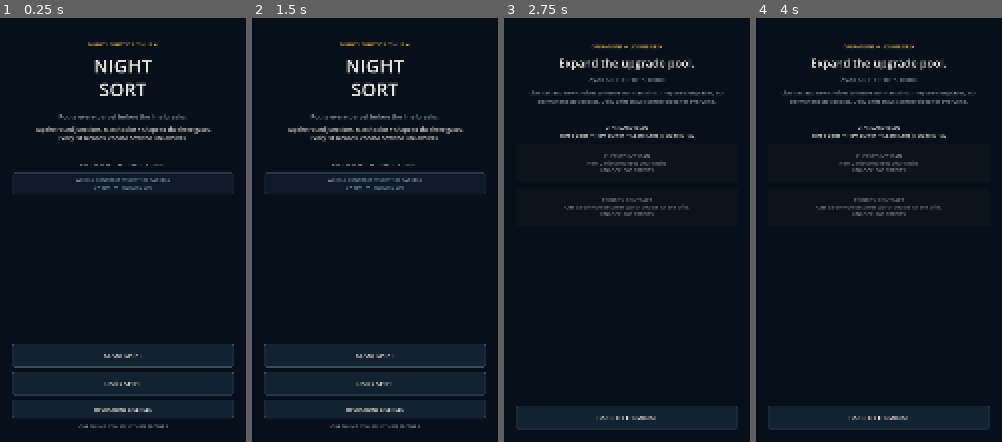
Above: before the commit, frames 1-4 (left to right).
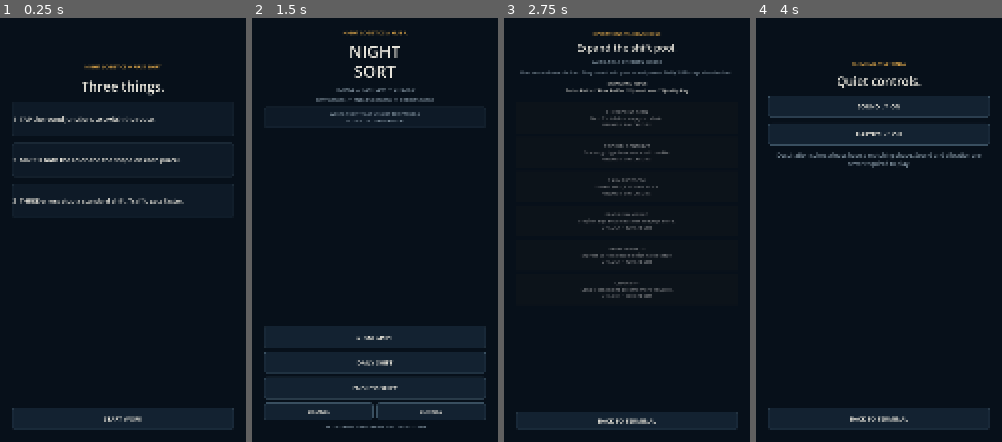
Above: after the commit, the same moments.

Repository: linkovme/night-sort
Game: Godot game, scene res://scenes/main.tscn
Same seed, same stepped clock (60 frames per second), same inputs: the game is played once before the commit and once after it.
Inputs (mouse positions are in pixels of both pictures, inside the frame that each line leads up to):
- Up to frame 1 (0.25 s): no input
- Up to frame 2 (1.5 s): click (375, 408) at 0.5 s, where only the run before the commit has a clickable "OPERATIONS LICENSES"; click (375, 416) at 1.25 s, where only the run before the commit has a clickable "BACK TO TERMINAL"
- Up to frame 3 (2.75 s): click "OPERATIONS LICENSES" (after the commit: "LICENSES") at 2 s
- Up to frame 4 (4 s): click "BACK TO TERMINAL" at 2.75 s; click (935, 412) at 3.5 s, where only the run after the commit has a clickable "SETTINGS"

The runs differ from the first frame. In frame 1, 7.6% of the frame differs, in the area x 4-96%, y 5-98%; in frame 2, 7.2%; in frame 3, 7.1%; in frame 4, 5.8%.

Commit message:
feat: add endless mode career streaks and settings

Diff:
--- a/game/scripts/main.gd
+++ b/game/scripts/main.gd
@@ -3,6 +3,14 @@
 enum ScreenState { MENU, RUN, RESULTS }
 
 const CONTRACT_BONUS := 500
+const LICENSES := [
+	["checkpoint_scan", "CHECKPOINT SCAN", "Next 2 mistakes keep your chain.", 300],
+	["priority_contract", "PRIORITY CONTRACT", "One cargo type becomes worth double.", 700],
+	["calm_protocol", "CALM PROTOCOL", "Slower belts, but lower score.", 900],
+	["fragile_handling", "FRAGILE HANDLING", "Fragile cargo becomes safer and pays more.", 1100],
+	["express_bonus", "EXPRESS BONUS", "Express parcels become high-value cargo.", 1400],
+	["chain_pay", "CHAIN PAY", "Long clean chains become more valuable.", 1800]
+]
 
 var save_data: Dictionary
 var current_state := ScreenState.MENU
@@ -12,6 +20,7 @@
 var last_mistakes := 0
 var last_completed := false
 var last_contract_bonus := 0
+var last_daily_bonus := 0
 var run_phase := 1
 
 var content: Control
@@ -28,10 +37,14 @@
 	sfx = SynthSfx.new()
 	add_child(sfx)
 	save_data = SaveStore.load_data()
+	sfx.set_enabled(bool(save_data.get("sound_enabled", true)))
 	if _ensure_weekly_contract():
 		SaveStore.save_data(save_data)
 	_build_shell()
-	_show_menu()
+	if bool(save_data.get("onboarding_seen", false)):
+		_show_menu()
+	else:
+		_show_onboarding()
 
 func _build_shell() -> void:
 	var bg := ColorRect.new()
@@ -57,6 +70,60 @@
 	board = null
 	upgrade_overlay = null
 
+func _show_onboarding() -> void:
+	_clear_content()
+	var root := VBoxContainer.new()
+	root.set_anchors_and_offsets_preset(Control.PRESET_FULL_RECT)
+	root.add_theme_constant_override("separation", 30)
+	content.add_child(root)
+
+	var spacer_top := Control.new()
+	spacer_top.custom_minimum_size.y = 170
+	root.add_child(spacer_top)
+
+	var kicker := _label("NIGHT LOGISTICS // FIRST SHIFT", 22, NightTheme.AMBER)
+	kicker.horizontal_alignment = HORIZONTAL_ALIGNMENT_CENTER
+	root.add_child(kicker)
+
+	var title := _label("Three things.", 58, NightTheme.TEXT)
+	title.horizontal_alignment = HORIZONTAL_ALIGNMENT_CENTER
+	root.add_child(title)
+
+	for line in [
+		"1  TAP the round junctions to switch the route.",
+		"2  MATCH both the color and the shape on each parcel.",
+		"3  THREE errors stop a standard shift. Traffic gets faster."
+	]:
+		var card := PanelContainer.new()
+		var style := StyleBoxFlat.new()
+		style.bg_color = NightTheme.PANEL
+		style.border_color = NightTheme.STEEL
+		style.set_border_width_all(2)
+		style.corner_radius_top_left = 10
+		style.corner_radius_top_right = 10
+		style.corner_radius_bottom_left = 10
+		style.corner_radius_bottom_right = 10
+		card.add_theme_stylebox_override("panel", style)
+		var label := _label(line, 28, NightTheme.TEXT)
+		label.autowrap_mode = TextServer.AUTOWRAP_WORD_SMART
+		label.vertical_alignment = VERTICAL_ALIGNMENT_CENTER
+		label.custom_minimum_size = Vector2(0, 145)
+		card.add_child(label)
+		root.add_child(card)
+
+	var spacer := Control.new()
+	spacer.size_flags_vertical = Control.SIZE_EXPAND_FILL
+	root.add_child(spacer)
+
+	var understood := _button("START WORK")
+	understood.pressed.connect(_finish_onboarding)
+	root.add_child(understood)
+
+func _finish_onboarding() -> void:
+	save_data["onboarding_seen"] = true
+	SaveStore.save_data(save_data)
+	_show_menu()
+
 func _show_menu() -> void:
 	current_state = ScreenState.MENU
 	_ensure_weekly_contract()
@@ -64,47 +131,41 @@
 
 	var root := VBoxContainer.new()
 	root.set_anchors_and_offsets_preset(Control.PRESET_FULL_RECT)
-	root.add_theme_constant_override("separation", 20)
+	root.add_theme_constant_override("separation", 16)
 	content.add_child(root)
 
 	var spacer_top := Control.new()
-	spacer_top.custom_minimum_size.y = 80
+	spacer_top.custom_minimum_size.y = 35
 	root.add_child(spacer_top)
 
-	var kicker := _label("NIGHT LOGISTICS // HUB A", 24, NightTheme.AMBER)
+	var kicker := _label("NIGHT LOGISTICS // HUB A", 22, NightTheme.AMBER)
 	kicker.horizontal_alignment = HORIZONTAL_ALIGNMENT_CENTER
 	root.add_child(kicker)
 
-	var title := _label("NIGHT\nSORT", 82, NightTheme.TEXT)
+	var title := _label("NIGHT\nSORT", 72, NightTheme.TEXT)
 	title.horizontal_alignment = HORIZONTAL_ALIGNMENT_CENTER
-	title.add_theme_constant_override("line_spacing", -10)
+	title.add_theme_constant_override("line_spacing", -12)
 	root.add_child(title)
 
-	var rule := HSeparator.new()
-	rule.modulate = NightTheme.STEEL_LIGHT
-	root.add_child(rule)
-
-	var subtitle := _label("Route every parcel before the line breaks.", 28, NightTheme.TEXT_DIM)
+	var subtitle := _label(
+		"%s  //  SORTED %d  //  STREAK %d" % [
+			_career_rank(),
+			int(save_data.get("total_delivered", 0)),
+			int(save_data.get("daily_streak", 0))
+		],
+		21,
+		NightTheme.TEXT_DIM
+	)
 	subtitle.horizontal_alignment = HORIZONTAL_ALIGNMENT_CENTER
-	subtitle.autowrap_mode = TextServer.AUTOWRAP_WORD_SMART
 	root.add_child(subtitle)
 
-	var instruction := _label(
-		"Tap the round junctions. Match color + shape to the three gates.\nEvery 30 seconds, choose how the line evolves.",
-		25,
-		NightTheme.TEXT
-	)
-	instruction.horizontal_alignment = HORIZONTAL_ALIGNMENT_CENTER
-	instruction.autowrap_mode = TextServer.AUTOWRAP_WORD_SMART
-	instruction.custom_minimum_size.y = 135
-	root.add_child(instruction)
-
 	var stats := _label(
-		"BEST  %06d    //    CREDITS  %05d" % [
+		"BEST %06d  //  ENDLESS %06d  //  CREDITS %05d" % [
 			int(save_data["best_score"]),
+			int(save_data.get("endless_best", 0)),
 			int(save_data["total_credits"])
 		],
-		23,
+		21,
 		NightTheme.TEXT_DIM
 	)
 	stats.horizontal_alignment = HORIZONTAL_ALIGNMENT_CENTER
@@ -122,10 +183,10 @@
 	contract_panel.add_theme_stylebox_override("panel", contract_style)
 	root.add_child(contract_panel)
 
-	var contract_label := _label(_contract_status_text(), 21, NightTheme.TEXT_DIM)
+	var contract_label := _label(_contract_status_text(), 20, NightTheme.TEXT_DIM)
 	contract_label.horizontal_alignment = HORIZONTAL_ALIGNMENT_CENTER
 	contract_label.vertical_alignment = VERTICAL_ALIGNMENT_CENTER
-	contract_label.custom_minimum_size.y = 92
+	contract_label.custom_minimum_size.y = 86
 	contract_panel.add_child(contract_label)
 
 	var spacer := Control.new()
@@ -133,85 +194,158 @@
 	root.add_child(spacer)
 
 	var start := _button("START SHIFT")
-	start.pressed.connect(func(): _start_run(false))
+	start.pressed.connect(func(): _start_run("normal"))
 	root.add_child(start)
 
 	var daily := _button("DAILY SHIFT")
-	daily.pressed.connect(func(): _start_run(true))
+	daily.pressed.connect(func(): _start_run("daily"))
 	root.add_child(daily)
 
-	var operations := _button("OPERATIONS LICENSES")
-	operations.custom_minimum_size.y = 82
-	operations.add_theme_font_size_override("font_size", 23)
+	var endless := _button("ENDLESS SHIFT")
+	endless.pressed.connect(func(): _start_run("endless"))
+	root.add_child(endless)
+
+	var tools := HBoxContainer.new()
+	tools.add_theme_constant_override("separation", 16)
+	root.add_child(tools)
+
+	var operations := _button("LICENSES")
+	operations.custom_minimum_size.y = 76
+	operations.size_flags_horizontal = Control.SIZE_EXPAND_FILL
+	operations.add_theme_font_size_override("font_size", 21)
 	operations.pressed.connect(_show_operations)
-	root.add_child(operations)
-
-	var footer := _label("ONE THUMB // 90 SEC // THREE SECTORS", 20, NightTheme.TEXT_DIM)
+	tools.add_child(operations)
+
+	var settings := _button("SETTINGS")
+	settings.custom_minimum_size.y = 76
+	settings.size_flags_horizontal = Control.SIZE_EXPAND_FILL
+	settings.add_theme_font_size_override("font_size", 21)
+	settings.pressed.connect(_show_settings)
+	tools.add_child(settings)
+
+	var footer := _label("COLOR + SHAPE // ONE THUMB // NO ENERGY TIMER", 18, NightTheme.TEXT_DIM)
 	footer.horizontal_alignment = HORIZONTAL_ALIGNMENT_CENTER
 	root.add_child(footer)
 
-func _show_operations() -> void:
+func _show_settings() -> void:
 	_clear_content()
 
 	var root := VBoxContainer.new()
 	root.set_anchors_and_offsets_preset(Control.PRESET_FULL_RECT)
-	root.add_theme_constant_override("separation", 22)
+	root.add_theme_constant_override("separation", 26)
 	content.add_child(root)
 
 	var spacer_top := Control.new()
-	spacer_top.custom_minimum_size.y = 90
+	spacer_top.custom_minimum_size.y = 160
 	root.add_child(spacer_top)
 
-	var kicker := _label("OPERATIONS // LICENSE DESK", 22, NightTheme.AMBER)
+	var kicker := _label("TERMINAL // SETTINGS", 22, NightTheme.AMBER)
 	kicker.horizontal_alignment = HORIZONTAL_ALIGNMENT_CENTER
 	root.add_child(kicker)
 
-	var title := _label("Expand the upgrade pool.", 48, NightTheme.TEXT)
+	var title := _label("Quiet controls.", 52, NightTheme.TEXT)
 	title.horizontal_alignment = HORIZONTAL_ALIGNMENT_CENTER
 	root.add_child(title)
 
-	var credits := _label("AVAILABLE CREDITS  %05d" % int(save_data["total_credits"]), 26, NightTheme.TEXT_DIM)
-	credits.horizontal_alignment = HORIZONTAL_ALIGNMENT_CENTER
-	root.add_child(credits)
+	var sound := _button("SOUND  //  %s" % ("ON" if bool(save_data["sound_enabled"]) else "OFF"))
+	sound.pressed.connect(_toggle_sound)
+	root.add_child(sound)
+
+	var haptics := _button("HAPTICS  //  %s" % ("ON" if bool(save_data["haptics_enabled"]) else "OFF"))
+	haptics.pressed.connect(_toggle_haptics)
+	root.add_child(haptics)
 
 	var info := _label(
-		"Licenses add new choices to future normal shifts. They are sidegrades, not permanent stat boosts. Daily Shift stays standardized for everyone.",
-		24,
+		"Destination colors always have a matching shape. Sound and vibration are never required to play.",
+		25,
 		NightTheme.TEXT_DIM
 	)
 	info.horizontal_alignment = HORIZONTAL_ALIGNMENT_CENTER
 	info.autowrap_mode = TextServer.AUTOWRAP_WORD_SMART
-	info.custom_minimum_size.y = 130
 	root.add_child(info)
+
+	var spacer := Control.new()
+	spacer.size_flags_vertical = Control.SIZE_EXPAND_FILL
+	root.add_child(spacer)
+
+	var back := _button("BACK TO TERMINAL")
+	back.pressed.connect(_show_menu)
+	root.add_child(back)
+
+func _toggle_sound() -> void:
+	save_data["sound_enabled"] = not bool(save_data["sound_enabled"])
+	sfx.set_enabled(bool(save_data["sound_enabled"]))
+	SaveStore.save_data(save_data)
+	_show_settings()
+
+func _toggle_haptics() -> void:
+	save_data["haptics_enabled"] = not bool(save_data["haptics_enabled"])
+	SaveStore.save_data(save_data)
+	_show_settings()
+
+func _show_operations() -> void:
+	_clear_content()
+
+	var root := VBoxContainer.new()
+	root.set_anchors_and_offsets_preset(Control.PRESET_FULL_RECT)
+	root.add_theme_constant_override("separation", 16)
+	content.add_child(root)
+
+	var spacer_top := Control.new()
+	spacer_top.custom_minimum_size.y = 40
+	root.add_child(spacer_top)
+
+	var kicker := _label("OPERATIONS // LICENSE DESK", 21, NightTheme.AMBER)
+	kicker.horizontal_alignment = HORIZONTAL_ALIGNMENT_CENTER
+	root.add_child(kicker)
+
+	var title := _label("Expand the shift pool.", 42, NightTheme.TEXT)
+	title.horizontal_alignment = HORIZONTAL_ALIGNMENT_CENTER
+	root.add_child(title)
+
+	var credits := _label("AVAILABLE CREDITS  %05d" % int(save_data["total_credits"]), 24, NightTheme.TEXT_DIM)
+	credits.horizontal_alignment = HORIZONTAL_ALIGNMENT_CENTER
+	root.add_child(credits)
+
+	var info := _label(
+		"Licenses add new choices. They do not add permanent power. Daily Shift stays standardized.",
+		21,
+		NightTheme.TEXT_DIM
+	)
+	info.horizontal_alignment = HORIZONTAL_ALIGNMENT_CENTER
+	info.autowrap_mode = TextServer.AUTOWRAP_WORD_SMART
+	root.add_child(info)
+
+	var scroll := ScrollContainer.new()
+	scroll.size_flags_vertical = Control.SIZE_EXPAND_FILL
+	scroll.horizontal_scroll_mode = ScrollContainer.SCROLL_MODE_DISABLED
+	root.add_child(scroll)
+
+	var list := VBoxContainer.new()
+	list.size_flags_horizontal = Control.SIZE_EXPAND_FILL
+	list.add_theme_constant_override("separation", 12)
+	scroll.add_child(list)
 
 	var standard := _label(
 		"STANDARD ISSUE\nTurbo Belts // Flow Buffer // Spare Lane // Quality Pay",
-		23,
+		21,
 		NightTheme.TEXT
 	)
 	standard.horizontal_alignment = HORIZONTAL_ALIGNMENT_CENTER
-	root.add_child(standard)
-
-	_add_license_button(
-		root,
-		"checkpoint_scan",
-		"CHECKPOINT SCAN",
-		"Next 2 mistakes keep your chain.",
-		300
-	)
-	_add_license_button(
-		root,
-		"priority_contract",
-		"PRIORITY CONTRACT",
-		"One cargo type becomes worth double for the shift.",
-		700
-	)
-
-	var spacer := Control.new()
-	spacer.size_flags_vertical = Control.SIZE_EXPAND_FILL
-	root.add_child(spacer)
+	standard.custom_minimum_size.y = 88
+	list.add_child(standard)
+
+	for license in LICENSES:
+		_add_license_button(
+			list,
+			String(license[0]),
+			String(license[1]),
+			String(license[2]),
+			int(license[3])
+		)
 
 	var back := _button("BACK TO TERMINAL")
+	back.custom_minimum_size.y = 78
 	back.pressed.connect(_show_menu)
 	root.add_child(back)
 
@@ -229,8 +363,8 @@
 		"OWNED" if owned else "UNLOCK  %d CREDITS" % cost
 	]
 	var button := _button(text_value)
-	button.custom_minimum_size.y = 170
-	button.add_theme_font_size_override("font_size", 22)
+	button.custom_minimum_size.y = 138
+	button.add_theme_font_size_override("font_size", 20)
 	button.disabled = owned or int(save_data["total_credits"]) < cost
 	if not owned:
 		button.pressed.connect(func(): _buy_license(upgrade_id, cost))
@@ -252,9 +386,9 @@
 	SaveStore.save_data(save_data)
 	_show_operations()
 
-func _start_run(daily: bool) -> void:
+func _start_run(mode: String) -> void:
 	current_state = ScreenState.RUN
-	current_mode = "daily" if daily else "normal"
+	current_mode = mode
 	run_phase = 1
 	_clear_content()
 
@@ -274,11 +408,13 @@
 	score_label = _hud_cell(hud, "SCORE\n000000")
 	combo_label = _hud_cell(hud, "CHAIN\nX00")
 	mistakes_label = _hud_cell(hud, "ERROR\n0/3")
-	time_label = _hud_cell(hud, "TIME\n01:30")
+	time_label = _hud_cell(hud, "TIME\n00:00" if mode == "endless" else "TIME\n01:30")
 
 	board = SortBoard.new()
 	board.custom_minimum_size = Vector2(0, 1250)
 	board.size_flags_vertical = Control.SIZE_EXPAND_FILL
+	board.configure_mode(mode)
+	board.set_haptics_enabled(bool(save_data.get("haptics_enabled", true)))
 	board.hud_changed.connect(_on_hud_changed)
 	board.run_finished.connect(_on_run_finished)
 	board.upgrade_requested.connect(_on_upgrade_requested)
@@ -286,26 +422,36 @@
 	board.delivery_result.connect(_on_delivery_result)
 	root.add_child(board)
 
-	var hint := _label("TAP A JUNCTION BEFORE THE PARCEL REACHES IT", 20, NightTheme.TEXT_DIM)
+	var hint := _label(_run_hint(), 19, NightTheme.TEXT_DIM)
 	hint.horizontal_alignment = HORIZONTAL_ALIGNMENT_CENTER
 	root.add_child(hint)
 
 	var quit := _button("END SHIFT")
-	quit.custom_minimum_size.y = 76
+	quit.custom_minimum_size.y = 72
 	quit.pressed.connect(_end_shift_early)
 	root.add_child(quit)
 
-	if daily:
+	if mode == "daily":
 		board.set_unlocked_upgrades(SortBoard.UPGRADE_IDS)
 	else:
 		board.set_unlocked_upgrades(save_data.get("unlocked_upgrades", []))
 
-	var seed_value := _daily_seed() if daily else int(Time.get_unix_time_from_system() * 1000.0) ^ randi()
+	var seed_value := _daily_seed() if mode == "daily" else int(Time.get_unix_time_from_system() * 1000.0) ^ randi()
 	board.start_run(seed_value)
 
+func _run_hint() -> String:
+	if current_mode == "endless":
+		return "NO CLOCK // SURVIVE THE FLOW // MODIFIERS APPEAR OVER TIME"
+	return "EXPRESS IS FAST // FRAGILE PUNISHES ERRORS // HEAVY IS SLOW"
+
 func _run_header() -> String:
-	var mode := "DAILY LINE" if current_mode == "daily" else "NIGHT SHIFT"
-	return "%s  //  SECTOR %d/3" % [mode, run_phase]
+	match current_mode:
+		"daily":
+			return "DAILY LINE  //  SECTOR %d/3" % mini(run_phase, 3)
+		"endless":
+			return "ENDLESS LINE  //  WAVE %02d" % run_phase
+		_:
+			return "NIGHT SHIFT  //  SECTOR %d/3" % mini(run_phase, 3)
 
 func _end_shift_early() -> void:
 	if board != null:
@@ -316,17 +462,17 @@
 	new_score: int,
 	new_combo: int,
 	new_mistakes: int,
-	max_mistakes: int,
-	remaining: float
+	max_errors: int,
+	time_value: float
 ) -> void:
 	score_label.text = "SCORE\n%06d" % new_score
 	combo_label.text = "CHAIN\nX%02d" % new_combo
-	mistakes_label.text = "ERROR\n%d/%d" % [new_mistakes, max_mistakes]
-	var secs := maxi(0, int(ceil(remaining)))
+	mistakes_label.text = "ERROR\n%d/%d" % [new_mistakes, max_errors]
+	var secs := maxi(0, int(floor(time_value)))
 	time_label.text = "TIME\n%02d:%02d" % [secs / 60, secs % 60]
 	mistakes_label.add_theme_color_override(
 		"font_color",
-		NightTheme.DANGER if new_mistakes >= max_mistakes - 1 else NightTheme.TEXT
+		NightTheme.DANGER if new_mistakes >= max_errors - 1 else NightTheme.TEXT
 	)
 
 func _on_upgrade_requested(options: Array[String]) -> void:
@@ -382,7 +528,7 @@
 	box.add_child(title)
 
 	var explanation := _label(
-		"The line keeps moving after your choice. Some upgrades are safer; others pay more.",
+		"Safer choices usually pay less. Riskier choices can build a bigger score.",
 		23,
 		NightTheme.TEXT_DIM
 	)
@@ -407,7 +553,7 @@
 		return
 	board.apply_upgrade(upgrade_id)
 	sfx.play_upgrade()
-	run_phase = mini(3, run_phase + 1)
+	run_phase += 1
 	top_status_label.text = _run_header()
 	if upgrade_overlay != null:
 		upgrade_overlay.queue_free()
@@ -425,13 +571,24 @@
 	last_delivered = delivered
 	last_mistakes = final_mistakes
 	last_completed = completed
+	last_contract_bonus = 0
+	last_daily_bonus = 0
 
 	save_data["runs"] = int(save_data["runs"]) + 1
+	save_data["total_delivered"] = int(save_data.get("total_delivered", 0)) + delivered
+
 	var earned := delivered * 2 + int(final_score / 1000)
 	save_data["total_credits"] = int(save_data["total_credits"]) + earned
-	save_data["best_score"] = maxi(int(save_data["best_score"]), final_score)
+
+	if current_mode == "endless":
+		save_data["endless_best"] = maxi(int(save_data.get("endless_best", 0)), final_score)
+	else:
+		save_data["best_score"] = maxi(int(save_data["best_score"]), final_score)
+
 	if current_mode == "daily":
 		save_data["daily_best"] = maxi(int(save_data["daily_best"]), final_score)
+		last_daily_bonus = _update_daily_streak()
+		save_data["total_credits"] = int(save_data["total_credits"]) + last_daily_bonus
 
 	last_contract_bonus = _update_weekly_contract(final_score, delivered)
 	if last_contract_bonus > 0:
@@ -446,14 +603,16 @@
 
 	var root := VBoxContainer.new()
 	root.set_anchors_and_offsets_preset(Control.PRESET_FULL_RECT)
-	root.add_theme_constant_override("separation", 24)
+	root.add_theme_constant_override("separation", 22)
 	content.add_child(root)
 
 	var spacer_top := Control.new()
-	spacer_top.custom_minimum_size.y = 150
+	spacer_top.custom_minimum_size.y = 130
 	root.add_child(spacer_top)
 
 	var status_text := "SHIFT COMPLETE" if last_completed else "LINE STOPPED"
+	if current_mode == "endless":
+		status_text = "ENDLESS LINE STOPPED"
 	var status_color := NightTheme.GREEN if last_completed else NightTheme.RED
 	var status := _label(status_text, 30, status_color)
 	status.horizontal_alignment = HORIZONTAL_ALIGNMENT_CENTER
@@ -463,22 +622,25 @@
 	score_title.horizontal_alignment = HORIZONTAL_ALIGNMENT_CENTER
 	root.add_child(score_title)
 
-	var big_score := _label("%06d" % last_score, 92, NightTheme.TEXT)
+	var big_score := _label("%06d" % last_score, 88, NightTheme.TEXT)
 	big_score.horizontal_alignment = HORIZONTAL_ALIGNMENT_CENTER
 	root.add_child(big_score)
 
+	var best_value := int(save_data.get("endless_best", 0)) if current_mode == "endless" else int(save_data["best_score"])
 	var summary_text := "SORTED  %03d\nERRORS  %d\nCREDITS  +%d\nBEST  %06d" % [
 		last_delivered,
 		last_mistakes,
 		earned,
-		int(save_data["best_score"])
+		best_value
 	]
+	if last_daily_bonus > 0:
+		summary_text += "\nDAILY STREAK BONUS  +%d" % last_daily_bonus
 	if last_contract_bonus > 0:
 		summary_text += "\nWEEKLY BONUS  +%d" % last_contract_bonus
 
-	var summary := _label(summary_text, 29, NightTheme.TEXT_DIM)
+	var summary := _label(summary_text, 28, NightTheme.TEXT_DIM)
 	summary.horizontal_alignment = HORIZONTAL_ALIGNMENT_CENTER
-	summary.add_theme_constant_override("line_spacing", 12)
+	summary.add_theme_constant_override("line_spacing", 11)
 	root.add_child(summary)
 
 	var spacer := Control.new()
@@ -486,21 +648,52 @@
 	root.add_child(spacer)
 
 	var again := _button("RUN AGAIN")
-	again.pressed.connect(func(): _start_run(current_mode == "daily"))
+	again.pressed.connect(func(): _start_run(current_mode))
 	root.add_child(again)
 
 	var terminal := _button("BACK TO TERMINAL")
 	terminal.pressed.connect(_show_menu)
 	root.add_child(terminal)
 
-	var footer := _label(
-		"REWARDED CONTINUE + AD SYSTEM: RESERVED FOR PRODUCTION BUILD",
-		18,
-		NightTheme.TEXT_DIM
-	)
-	footer.horizontal_alignment = HORIZONTAL_ALIGNMENT_CENTER
-	footer.autowrap_mode = TextServer.AUTOWRAP_WORD_SMART
-	root.add_child(footer)
+func _career_rank() -> String:
+	var total := int(save_data.get("total_delivered", 0))
+	if total >= 5000:
+		return "NIGHT CHIEF"
+	if total >= 1500:
+		return "CONTROLLER"
+	if total >= 500:
+		return "OPERATOR"
+	if total >= 100:
+		return "SORTER"
+	return "TRAINEE"
+
+func _today_day_number() -> int:
+	var date := Time.get_date_dict_from_system()
+	var noon := {
+		"year": int(date["year"]),
+		"month": int(date["month"]),
+		"day": int(date["day"]),
+		"hour": 12,
+		"minute": 0,
+		"second": 0
+	}
+	return int(floor(Time.get_unix_time_from_datetime_dict(noon) / 86400.0))
+
+func _update_daily_streak() -> int:
+	var today := _today_day_number()
+	var last_day := int(save_data.get("last_daily_day", -999999))
+	if last_day == today:
+		return 0
+
+	var streak := int(save_data.get("daily_streak", 0))
+	if last_day == today - 1:
+		streak += 1
+	else:
+		streak = 1
+
+	save_data["daily_streak"] = streak
+	save_data["last_daily_day"] = today
+	return 25 * mini(streak, 7)
 
 func _weekly_key() -> int:
 	var unix_time := Time.get_unix_time_from_system()
@@ -509,23 +702,11 @@
 func _contract_definition() -> Dictionary:
 	match _weekly_key() % 3:
 		0:
-			return {
-				"kind": "deliver",
-				"title": "SORT 180 PARCELS",
-				"goal": 180
-			}
+			return {"kind": "deliver", "title": "SORT 180 PARCELS", "goal": 180}
 		1:
-			return {
-				"kind": "runs",
-				"title": "COMPLETE 8 SHIFTS",
-				"goal": 8
-			}
+			return {"kind": "runs", "title": "COMPLETE 8 SHIFTS", "goal": 8}
 		_:
-			return {
-				"kind": "score",
-				"title": "EARN 75,000 SCORE",
-				"goal": 75000
-			}
+			return {"kind": "score", "title": "EARN 75,000 SCORE", "goal": 75000}
 
 func _ensure_weekly_contract() -> bool:
 	var key := _weekly_key()
@@ -580,8 +761,8 @@
 func _button(text_value: String) -> Button:
 	var button := Button.new()
 	button.text = text_value
-	button.custom_minimum_size = Vector2(0, 104)
-	button.add_theme_font_size_override("font_size", 28)
+	button.custom_minimum_size = Vector2(0, 96)
+	button.add_theme_font_size_override("font_size", 27)
 	button.add_theme_color_override("font_color", NightTheme.TEXT)
 	button.add_theme_color_override("font_hover_color", NightTheme.BG)
 	button.add_theme_color_override("font_pressed_color", NightTheme.BG)
